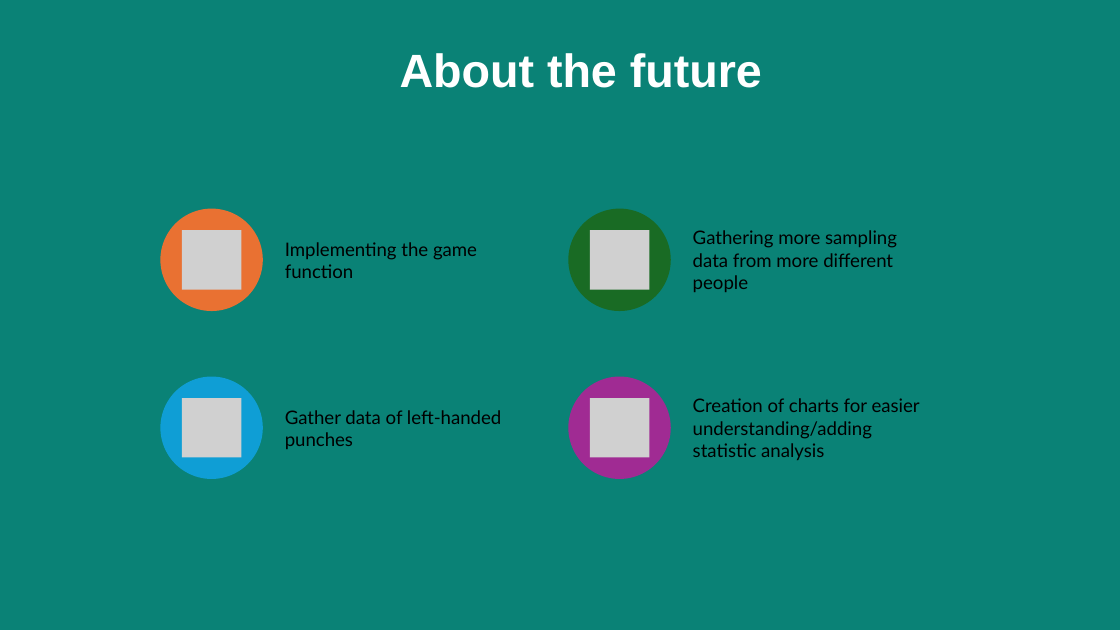
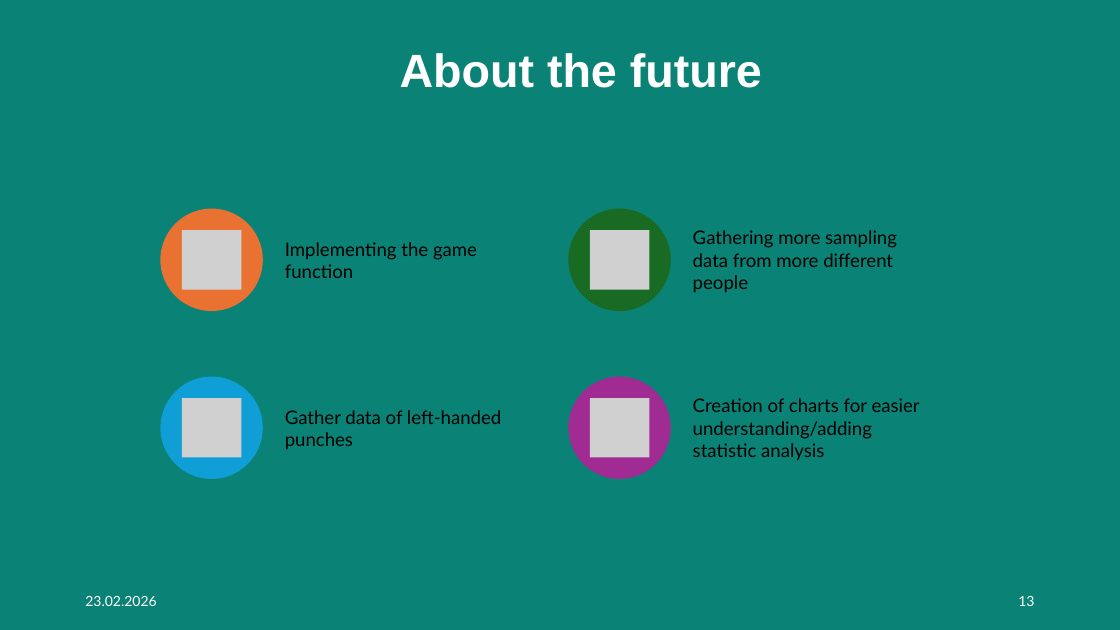
Before and after one commit to e12413440/micropython-hands-on-course, a slide deck: slide 13 of report/Präsentation_final.pptx. Drawn at 1120x630 pixels with LibreOffice and Linux fonts; fonts in the diff are those of the drawing; grey boxes stand for pictures. Boxes give left, top, right and bottom in pixels: in the first picture for what was removed or moved away, otherwise in the second. Text is boxed around its words. In the diff, an @@ line names an element or a change of style, - is before the commit and + after.

```diff
--- a/report/Präsentation_final.pptx
+++ b/report/Präsentation_final.pptx
@@ text added at bbox=[85, 596, 156, 606], 12 pt, text #FFFFFF @@
+23.02.2026
@@ page number added at bbox=[1018, 596, 1034, 606], 12 pt, text #FFFFFF @@
+13
```
Also in this commit, not shown: 5 other slides changed, 1 other file.
